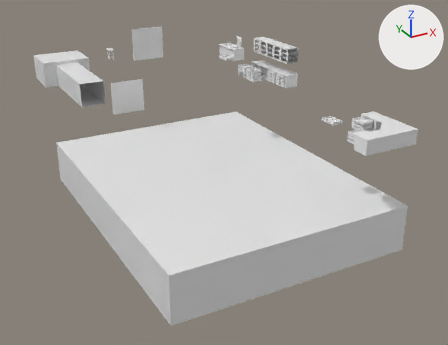
One commit to the Blender file Models/Lab.blend: the scene before it, then after it.
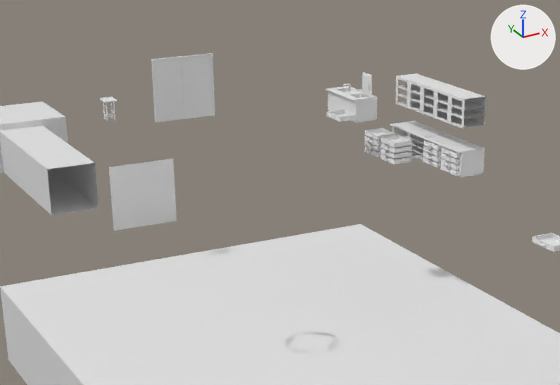
Old and new are each drawn whole from a 50 mm lens placed at (-24.0, -49.2, 48.5), pointed at (25.1, 40.0, 3.9) and again close up on the part from 13% to 75% of the width and 0% to 56% of the height. Every picture has the same lights, and +X, +Y and +Z are marked at upper right.

Objects in the first close-up: 'Basen', 'Cupboard', 'Door', 'Draw Table', 'Lab', 'Left Draws', 'Right Draws', 'Starting Room', 'cut'.
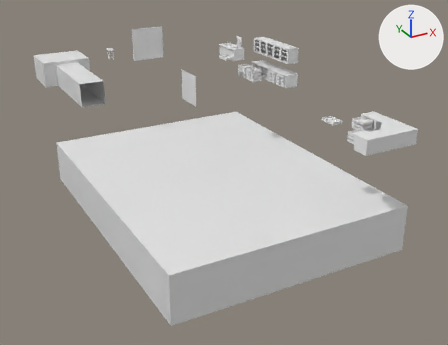
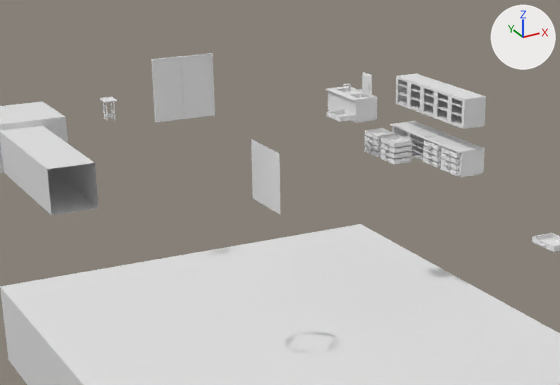
Commit message: Lab Changes

Changed parts and their boxes (x1, y1, x2, y2) in the close-ups (560 x 385 px; the box of a moved part takes in the faces that stretch with it):
```json
{"object": "cut", "change": "mesh turned, moved", "before": [109, 159, 177, 231], "after": [251, 139, 281, 215]}
{"part": 1, "of": "me_cube_011", "change": "moved or reshaped", "before": [396, 78, 486, 129], "after": [396, 78, 486, 129]}
```

Edits to the scene script, one JSON object a line:
```json
{"block": "me_cube_011", "where": "# used by ob_cupboard; location = (23.83, 26.53, 26.83)"}
{"op": "remove", "block": "me_cube_011", "code": "me_cube_011.from_pydata(...)  # 348 vertices, 200 faces; spans x -0.73..0.98, y -7.79..0.89, z 1.52..3.52"}
{"op": "add", "block": "me_cube_011", "code": "me_cube_011.from_pydata(...)  # 326 vertices, 215 faces; spans x -0.73..0.98, y -7.79..0.89, z 1.52..3.52"}
{"block": "me_cube_011", "change": "me_cube_011 part 1"}
{"block": "me_cube_011", "change": "94 vertices are removed from x -0.73..0.98, y -7.79..0.89, z 1.52..3.52"}
{"block": "me_cube_011", "change": "95 faces are deleted"}
{"block": "me_cube_011", "change": "23 vertices are added at x -0.72..0.98, y -7.79..0.89, z 1.52..3.52"}
{"block": "me_cube_011", "change": "34 new vertices lie (0.0, 0.0, -0.09) away from vertices in x -0.73, y -7.54..0.65, z 3.52"}
{"block": "me_cube_011", "change": "15 new vertices lie (0.0, 8.68, 0.0) away from vertices in x -0.72..0.98, y -7.79, z 1.52..3.4"}
{"block": "me_cube_011", "change": "110 new faces join them"}
{"block": "me_cube_014", "where": "me_cube_014.from_pydata(...)  # 10 vertices, 1 face; spans x 9.34..14.76, y 17.05, z 6.58..11.83"}
{"block": "me_cube_014", "where": "# used by ob_cut; location = (-2.99, 25.93, 10.24)"}
{"block": "me_cube_014", "change": "me_cube_014 part 2: the whole mesh is turned -90 degrees about the z axis through its middle"}
{"op": "set", "path": "ob_cut.location", "old": "(-2.99, 25.93, 10.24)", "new": "(7.9, 25.93, 10.24)"}
```
